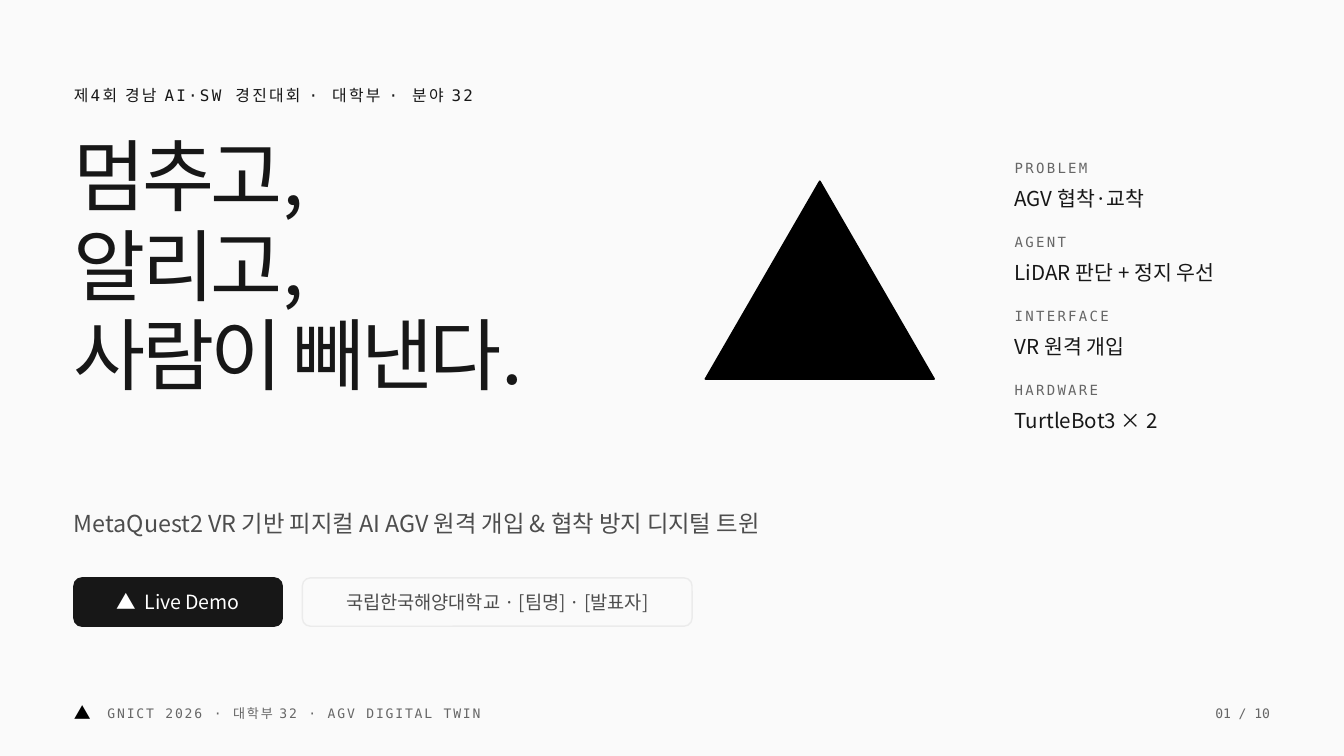
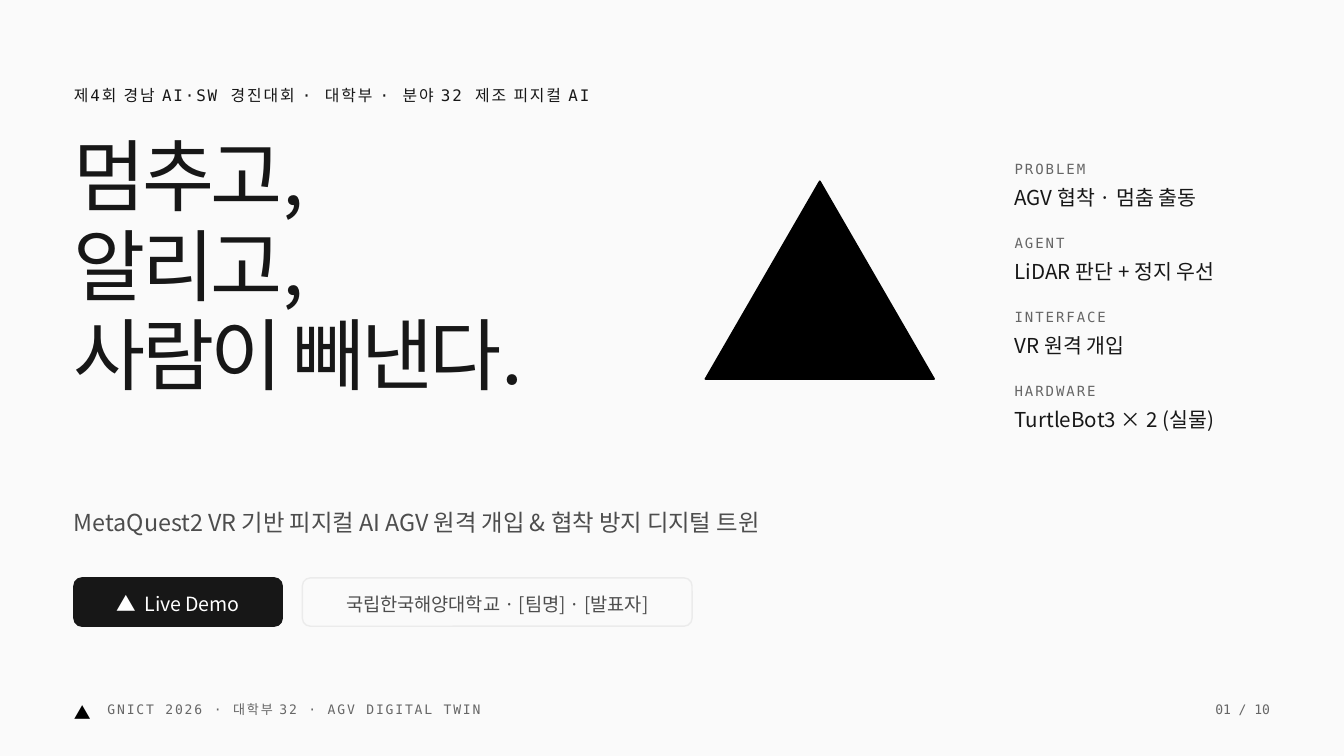
Before and after one commit to hun1105/gohst_rider, a slide deck: slide 1 of docs/PRESENTATION_10SLIDES_VERCEL.pptx. Drawn at 1344x756 pixels with LibreOffice and Linux fonts; fonts in the diff are those of the drawing. Boxes give left, top, right and bottom in pixels: in the first picture for what was removed or moved away, otherwise in the second. Text is boxed around its words. In the diff, an @@ line names an element or a change of style, - is before the commit and + after.

```diff
--- a/docs/PRESENTATION_10SLIDES_VERCEL.pptx
+++ b/docs/PRESENTATION_10SLIDES_VERCEL.pptx
@@ text at (74,87,589,103): text changed @@
-제4회 경남 AI·SW 경진대회 · 대학부 · 분야 32
+제4회 경남 AI·SW 경진대회 · 대학부 · 분야 32 제조 피지컬 AI
@@ text "AGV 협착 · 멈춤 출동" at (1015,188,1197,207): vertical alignment middle to top @@
@@ text at (1015,188,1197,207): text changed @@
-AGV 협착·교착
+AGV 협착 · 멈춤 출동
@@ letter spacing 1.2 to 1 pt; line spacing 1 to 1.15 in 4 elements at (1015,163,1086,174), (1015,237,1065,248), (1015,311,1106,322), (1015,386,1096,396) @@
@@ text at (1015,410,1214,431): text changed @@
-TurtleBot3 × 2
+TurtleBot3 × 2 (실물)
@@ text "TurtleBot3 × 2 (실물)" at (1015,410,1214,431): vertical alignment middle to top @@
@@ text "▲ Live Demo" at (145,596,240,612): line spacing 1 to 1.15 @@
@@ text "국립한국해양대학교 · [팀명] · [발표자]" at (346,595,648,614): line spacing 1 to 1.15 @@
@@ text "GNICT 2026 · 대학부 32 ..." at (107,703,481,715): line spacing 1 to 1.15; vertical alignment middle to top @@
@@ text "01 / 10" at (1215,704,1270,714): line spacing 1 to 1.15; vertical alignment middle to top @@
```
Also in this commit, not shown: 1 other slide changed, 8 slides added, 8 slides removed, 55 other files.
